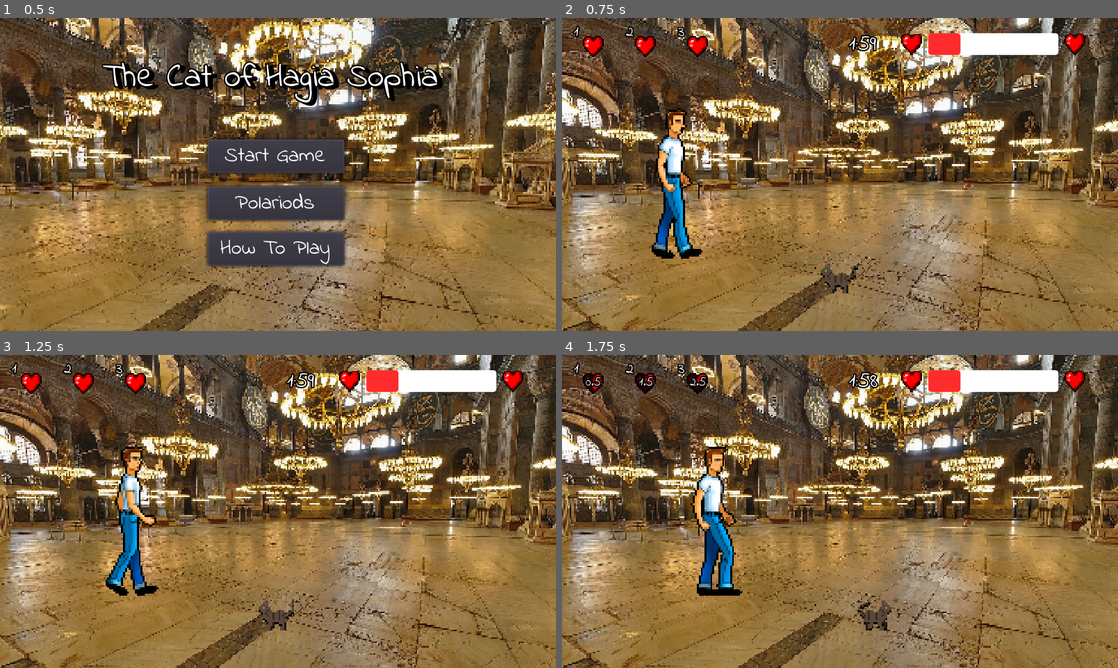
Above: before the commit, frames 1-4 (two rows, left to right).
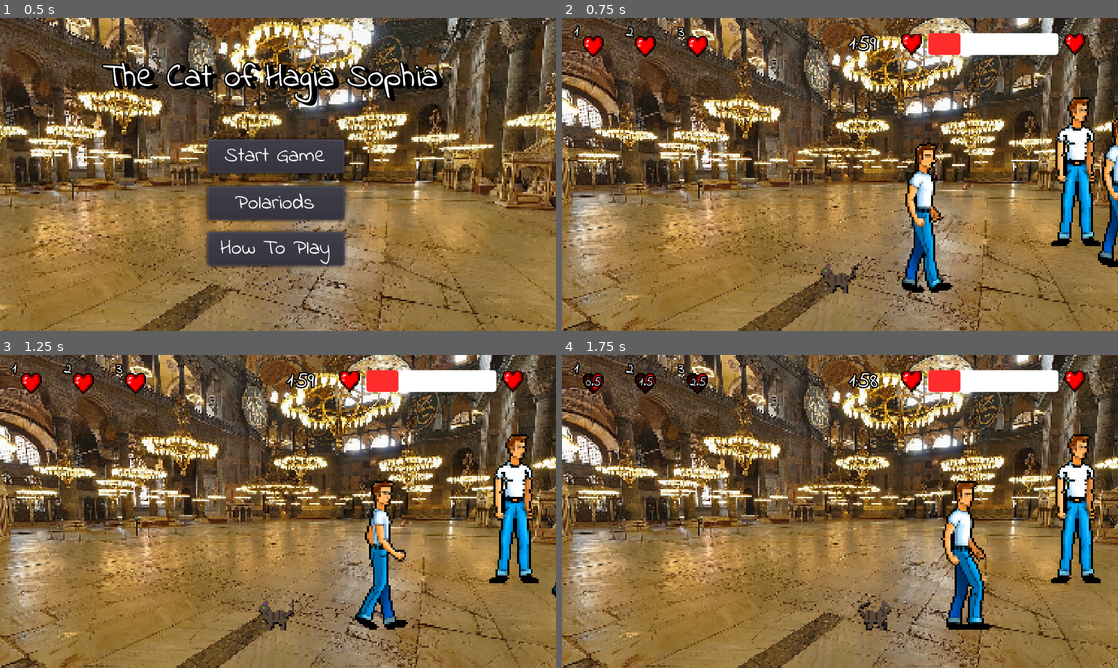
Above: after the commit, the same moments.

Repository: Frozander/BAUGamejam2021
Game: Godot game, scene res://Scenes/TitleScreen.tscn
The game is run twice, just before and just after one commit, with the same random seed, the same clock (stepped at 60 frames per second) and the same inputs. Sound files missing from this copy of the repository are replaced by a short silence.
Inputs:
- Up to frame 1 (0.5 s): no input
- Up to frame 2 (0.75 s): click "Start Game" at 0.5 s
- Up to frame 3 (1.25 s): no input
- Up to frame 4 (1.75 s): tap Enter (ui_accept) at 1.25, 1.52 s; hold Right (ui_right) from 1.28 s (still down)

Frame 1 is identical in both runs. In frame 2, 7.6% of the frame differs, in the area x 16-100%, y 25-88%; in frame 3, 6.4%; in frame 4, 7.1%.

Commit message:
reseting game on new day

Diff:
--- a/Assets/Scripts/Game.gd
+++ b/Assets/Scripts/Game.gd
@@ -2,7 +2,7 @@
 
 const ZONE_X = 210 #width of move zone
 const ZONE_Y = 40
-const PERSON_COUNT = 1
+const PERSON_COUNT = 3
 const PERSON_HEARING_MEOW_LOWER_LIMIT = 60
 
 const PART_CHANGE_X_GAP = 70
@@ -25,15 +25,8 @@
 # Called when the node enters the scene tree for the first time.
 func _ready():
 	rng.randomize()
-	for i in 3:
-		people.append([])
-		for p in PERSON_COUNT:
-			var person = PERSON.instance()
-			var rand = random_positon_in_move_zone();
-			person.position.x += rand[0]
-			person.position.y += rand[1]
-			people[i].append(person)
-	change_part(1)
+	reset()
+
 
 func _unhandled_key_input(event):
 	if Input.is_action_pressed("ui_accept"):
@@ -100,3 +93,19 @@
 func _on_HUD_timeout():
 	Global.current_day += 1
 	get_tree().change_scene("res://Scenes/FadeIn.tscn")
+
+func reset():
+	init_people()
+	current_part = 1
+	change_part(1)
+
+func init_people():
+	people = []
+	for i in 3:
+		people.append([])
+		for p in PERSON_COUNT:
+			var person = PERSON.instance()
+			var rand = random_positon_in_move_zone();
+			person.position.x += rand[0]
+			person.position.y += rand[1]
+			people[i].append(person)
--- a/Assets/Scripts/Person.gd
+++ b/Assets/Scripts/Person.gd
@@ -167,6 +167,5 @@
 
 
 func _on_PetZone_area_entered(area):
-	print(area.name)
 	if is_waiting_cat && area.name == "CatPetZone":
 		pet_cat()
